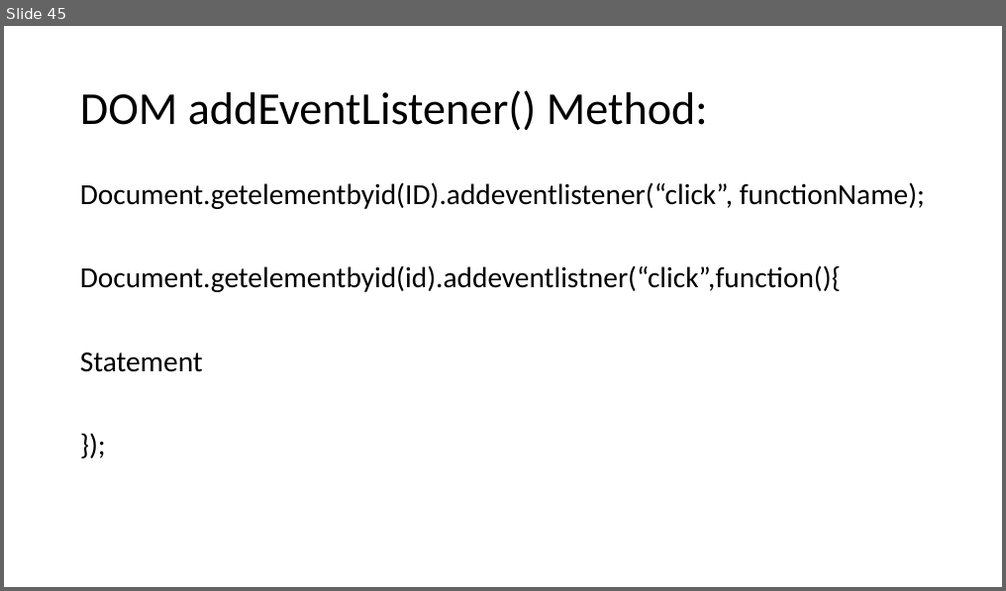
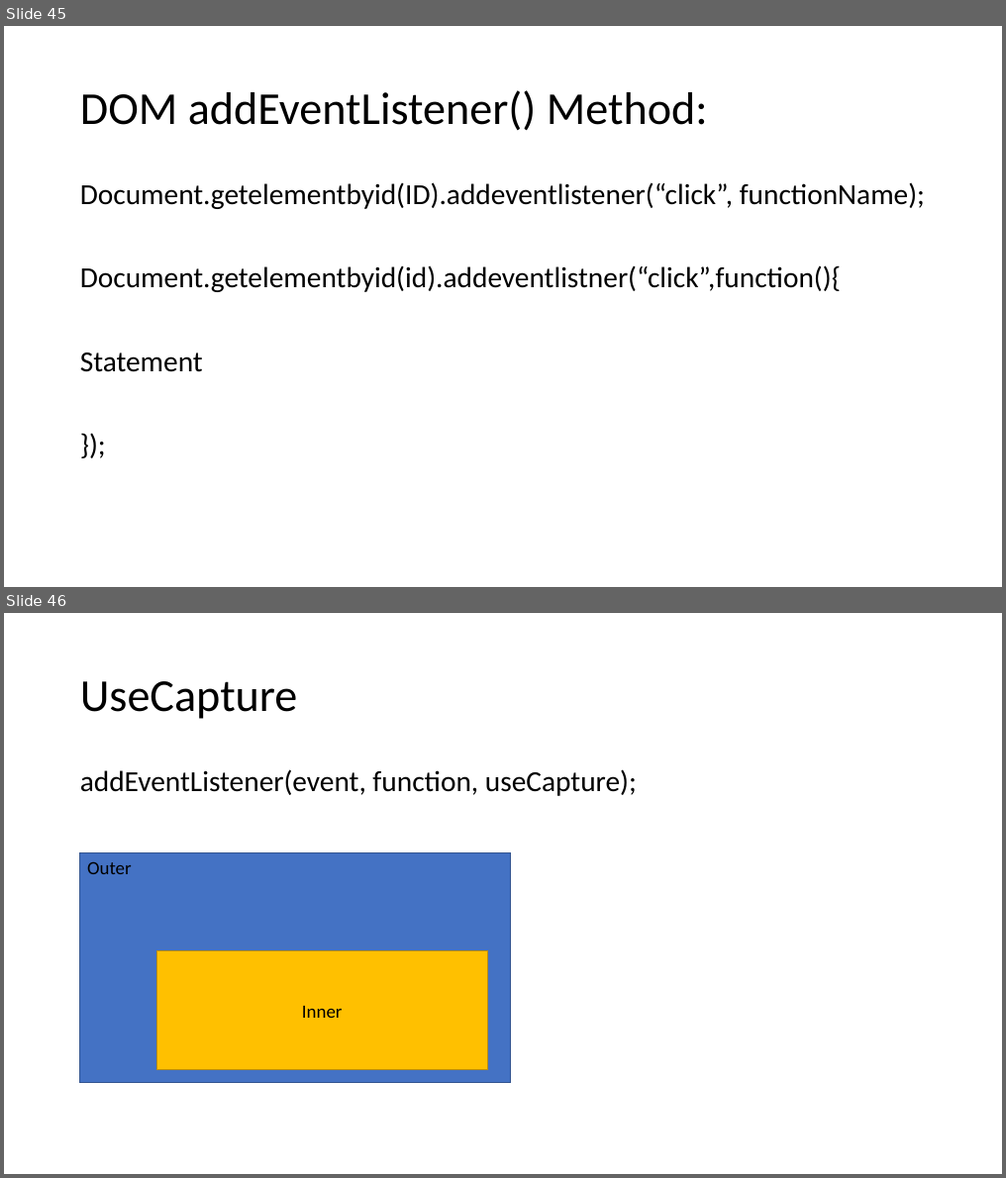
Before and after one commit to PiyushChaturvedii/batch03, a slide deck: JS Array Methods.pptx. Shown one above the other, each under a label of ours: slide 45 before the commit, slides 45 and 46 after it. The pictures are 1006x591 and 1006x1178 pixels, drawn with LibreOffice and Linux fonts; fonts in the diff are those of the drawing. Boxes give left, top, right and bottom in pixels: in the first picture for what was removed or moved away, otherwise in the second. Text is boxed around its words. In the diff, an @@ line names an element or a change of style, - is before the commit and + after.

```diff
--- a/JS Array Methods.pptx
+++ b/JS Array Methods.pptx
@@ slide 46 added at [4, 613, 1002, 1174], background #FFFFFF @@
@@ title added at [80, 681, 298, 719], 44 pt, text #000000 @@
+UseCapture
@@ text added at [80, 769, 637, 796], 28 pt, text #000000 @@
+addEventListener(event, function, useCapture);
@@ rectangle added at [80, 853, 511, 1082], fill #4472C4, outline #325491 1 pt, 18 pt, text #000000 @@
+Outer
@@ rectangle added at [156, 952, 487, 1069], fill #FFC000, outline #BD8E00 1 pt, 18 pt, text #000000 @@
+Inner
```
Also in this commit, not shown: 7 other slides added, 23 other files.
